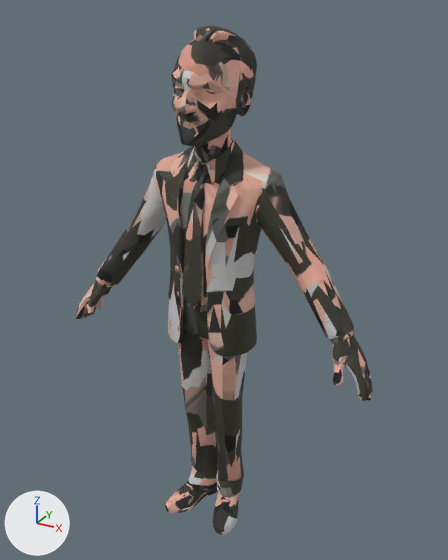
A saved change to the glTF model public/models/office/cast/creed.glb.
Rendered twice from a 50 mm lens placed at (0.98, -1.685, 1.828), pointed at (0.025, 0.052, 0.96). The axes (+X, +Y, +Z) are drawn at lower left. The lights are the same throughout. The picture after the commit comes second. Where no turn or scale is listed for an object, it has been applied to the vertices. Vertices at exactly the same position are counted once.

Names of what the first picture shows: 'char1'.
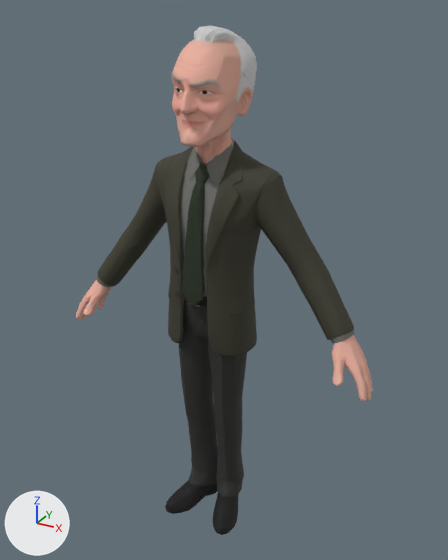
Changed parts and their boxes (x1, y1, x2, y2) in the pictures (448 x 560 px; the box of a moved part takes in the faces that stretch with it):
part 1 of me_mesh_0, moved or reshaped: (153, 26, 267, 307) in both
part 2 of me_mesh_0, moved or reshaped: before (80, 285, 112, 319); after (80, 285, 110, 319)
part 3 of me_mesh_0, moved or reshaped: before (338, 311, 372, 400); after (338, 311, 372, 401)
part 4 of me_mesh_0, surface changed: (76, 26, 372, 535) in both

Diff of the bpy script that builds the scene:
```diff
--- a/public/models/office/cast/creed.glb.py
+++ b/public/models/office/cast/creed.glb.py
@@ me_mesh_0 @@
 me_mesh_0.from_pydata(...)  # 5172 vertices, 10345 faces; spans x -0.59..0.59, y -0.15..0.16, z 0.0..1.78
 # used by ob_char1; location = (0.0, 0.0, 0.0)
+# me_mesh_0 part 1: 94 vertices moved within x -0.21..0.19, y -0.13..0.13, z 0.48..1.78
+# me_mesh_0 part 2: 39 vertices moved within x -0.58..-0.44, y -0.08..0.07, z 0.7..0.89
+# me_mesh_0 part 3: 36 vertices moved within x 0.45..0.59, y -0.08..0.07, z 0.69..0.9
+# me_mesh_0 part 4: 8206 kept faces spanning x -0.59..0.59, y -0.15..0.16, z 0.0..1.78 get new texture (UV) coordinates
 me_mesh_0.materials.append(mat_material_0)
```
